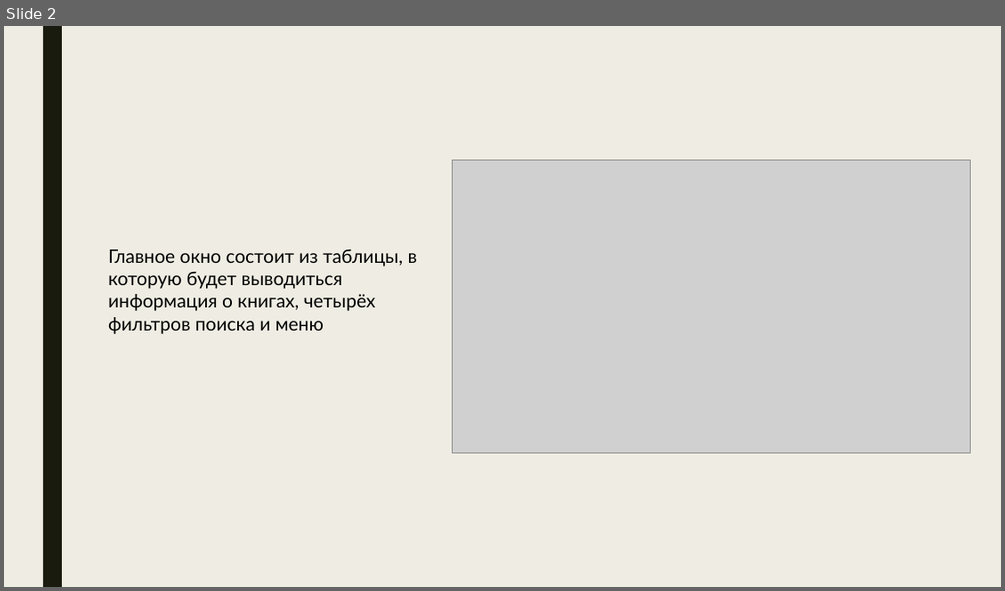
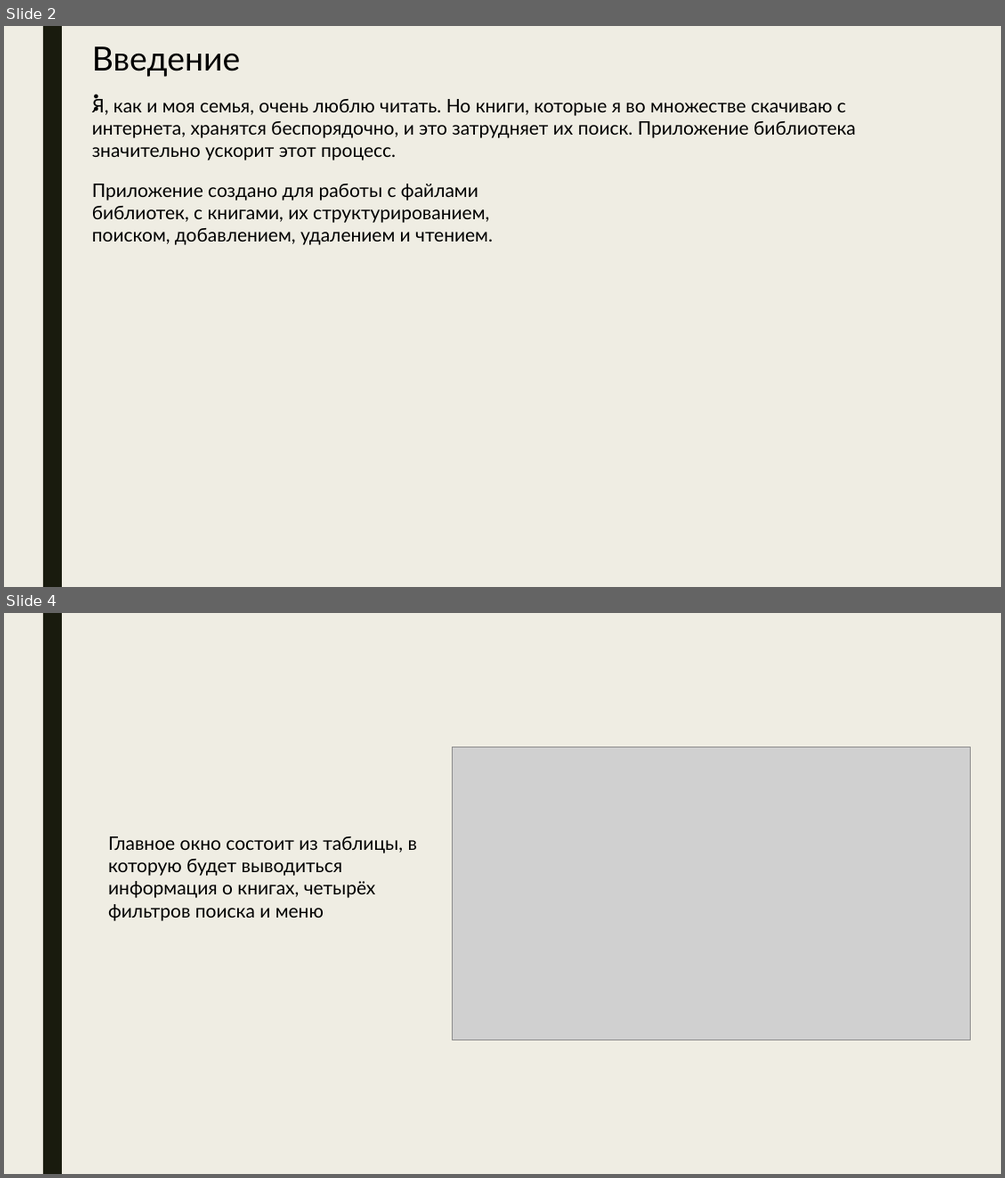
Before and after one commit to StartsevEgor/Library, a slide deck: Библиотека.pptx. Shown one above the other, each under a label of ours: slide 2 before the commit, slides 2 and 4 after it; the slides between them are not shown. The pictures are 1005x591 and 1005x1178 pixels, drawn with LibreOffice and Linux fonts; fonts in the diff are those of the drawing; grey boxes stand for pictures. Boxes give left, top, right and bottom in pixels: in the first picture for what was removed or moved away, otherwise in the second. Text is boxed around its words. In the diff, an @@ line names an element or a change of style, - is before the commit and + after.

```diff
--- a/Библиотека.pptx
+++ b/Библиотека.pptx
@@ slide 2 added at (4,26,1001,587), background #EFEDE3; not listed: 1 template element that a slide beside it also shows @@
@@ text added at (92,46,241,77), 32 pt, text #000000 @@
+Введение:
@@ text added at (92,99,856,160), 18 pt, text #000000 @@
+Я, как и моя семья, очень люблю читать. Но книги, которые я во множестве скачиваю с интернета, хранятся беспорядочно, и это затрудняет их поиск. Приложение библиотека значительно ускорит этот процесс.
@@ text added at (92,184,493,245), 18 pt, text #000000 @@
+Приложение создано для работы с файлами библиотек, с книгами, их структурированием, поиском, добавлением, удалением и чтением.
@@ what was slide 2 is now slide 4 @@
```
Also in this commit, not shown: 1 slide changed, 2 other slides added, 10 other files.
